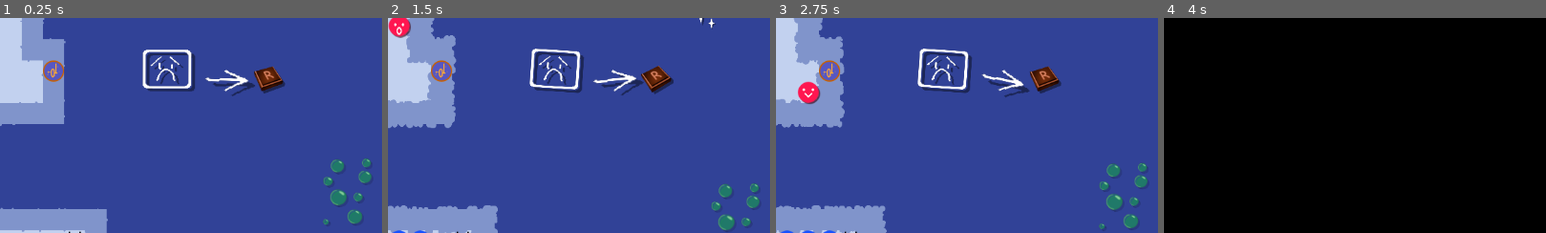
Above: before the commit, frames 1-4 (left to right).
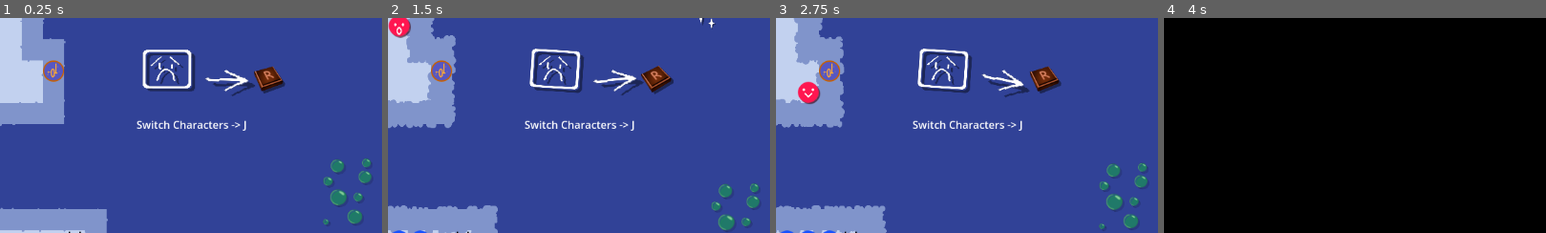
Above: after the commit, the same moments.

Repository: khenjyjohnelson/godot-pc
Game: Godot game, scene res://scenes/levels/Level4-1.tscn
Same seed, same stepped clock (60 frames per second), same inputs: the game is played once before the commit and once after it. This scene is started directly instead of the project's main scene.
Inputs (mouse positions are % of the whole screen's width and height, from its top left):
- Up to frame 1 (0.25 s): no input
- Up to frame 2 (1.5 s): tap Enter (ui_accept) at 0.5, 0.77 s; move the mouse to (72, 45) at 0.52 s; hold Right (ui_right) 0.53-1.28 s; tap J (change_player) at 0.6 s; move the mouse to (30, 55) at 1.27 s; hold Down (ui_down) from 1.28 s (still down); tap Z (undo) at 1.35 s
- Up to frame 3 (2.75 s): tap Enter (ui_accept) at 1.52 s; move the mouse to (60, 28) at 2.02 s; release Down (ui_down) at 2.03 s; hold Right (ui_right) from 2.03 s (still down); tap J (change_player) at 2.1 s
- Up to frame 4 (4 s): move the mouse to (45, 70) at 2.77 s; release Right (ui_right) at 2.78 s; hold Up (ui_up) 2.78-3.53 s; tap Z (undo) at 2.85 s; tap Enter (ui_accept) at 3.02, 3.77 s; move the mouse to (80, 65) at 3.52 s; hold Left (ui_left) from 3.53 s (still down); tap J (change_player) at 3.6 s
The pictures show only the part of the screen within x 44-94%, y 39-89%; the shares and areas given below are measured in that part.

The runs differ from the first frame. In frame 1, 0.5% of the frame differs, in the area x 35-65%, y 47-53%; in frame 2, 0.5%; in frame 3, 0.5%; in frame 4, nothing differs.

Commit message:
Change the title and add tutorials

Diff:
--- a/resources/leveldatas/pt4/lv4-2.tres
+++ b/resources/leveldatas/pt4/lv4-2.tres
@@ -5,6 +5,6 @@
 
 [resource]
 script = ExtResource("2_ev1q4")
-lv_title = "Shape Manipulation"
+lv_title = "Just Two Moves"
 lv_scene = ExtResource("1_tjvpf")
 enable_switch = true
--- a/resources/leveldatas/pt4/lv4-3.tres
+++ b/resources/leveldatas/pt4/lv4-3.tres
@@ -5,6 +5,6 @@
 
 [resource]
 script = ExtResource("2_aalh2")
-lv_title = "Just two moves"
+lv_title = "Working Together"
 lv_scene = ExtResource("1_3wiyx")
 enable_switch = true
--- a/scenes/levels/Level4-1.tscn
+++ b/scenes/levels/Level4-1.tscn
@@ -236,3 +236,10 @@
 texture = ExtResource("18_fa1ps")
 script = ExtResource("11_emx2h")
 randomize_params = true
+
+[node name="Label" type="Label" parent="Tuto"]
+offset_left = 717.0
+offset_top = 405.0
+offset_right = 891.0
+offset_bottom = 428.0
+text = "Switch Characters -> J"
--- a/scenes/levels/Level4-2.tscn
+++ b/scenes/levels/Level4-2.tscn
@@ -189,6 +189,13 @@
 move_angle = 4.0
 move_time = 1.2
 
+[node name="Label" type="Label" parent="."]
+offset_left = 717.0
+offset_top = 405.0
+offset_right = 891.0
+offset_bottom = 428.0
+text = "Switch Characters -> J"
+
 [node name="Tuto" type="Node2D" parent="."]
 visible = false
 
--- a/scenes/levels/Level4-3.tscn
+++ b/scenes/levels/Level4-3.tscn
@@ -195,6 +195,13 @@
 move_angle = 4.0
 move_time = 1.2
 
+[node name="Label" type="Label" parent="Keyboard"]
+offset_left = 408.333
+offset_top = -245.0
+offset_right = 582.333
+offset_bottom = -222.0
+text = "Switch Characters -> J"
+
 [node name="Tuto" type="Node2D" parent="."]
 visible = false
 
Not shown: 1 places in resources/terrain_tiles.tres that only renumber resources
Not shown: 1 places in scenes/levels/Level4-1.tscn that only renumber resources
Not shown: 1 places in scenes/levels/Level4-2.tscn that only renumber resources
Not shown: 1 places in scenes/levels/Level4-3.tscn that only renumber resources
